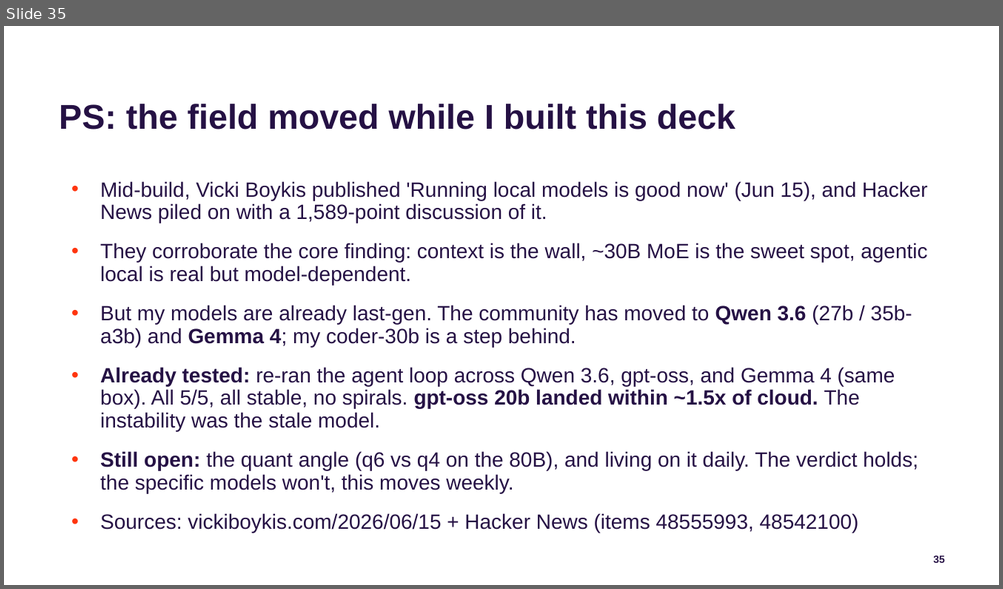
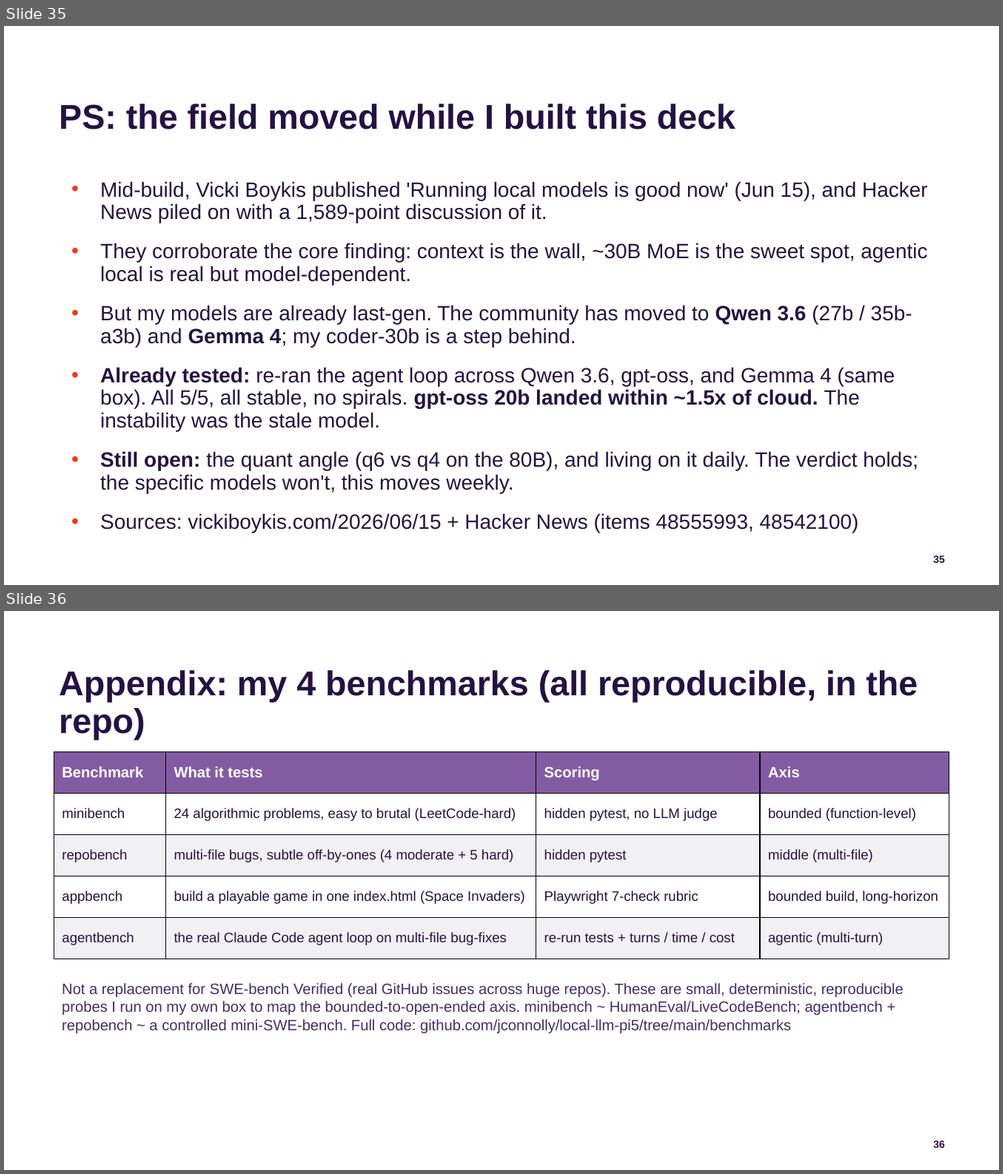
Before and after one commit to jconnolly/local-llm-pi5, a slide deck: local-llm-datasociety.pptx. Shown one above the other, each under a label of ours: slide 35 before the commit, slides 35 and 36 after it. The pictures are 1003x589 and 1003x1174 pixels, drawn with LibreOffice and Linux fonts; fonts in the diff are those of the drawing; background and template pictures are left out. Boxes give left, top, right and bottom in pixels: in the first picture for what was removed or moved away, otherwise in the second. Text is boxed around its words. In the diff, an @@ line names an element or a change of style, - is before the commit and + after.

Commit message:
Add benchmark appendix slides (4 benchmarks + minibench's 24 problems, with repo links); polish quadrant chart (legible margin y-labels, clearer zones) + center it

```diff
--- a/local-llm-datasociety.pptx
+++ b/local-llm-datasociety.pptx
@@ slide 36 added at (4, 611, 999, 1170), background #FFFFFF; not listed: 1 template element that a slide beside it also shows @@
@@ title added at (59, 670, 917, 740), 30 pt, text #251144, bold @@
+Appendix: my 4 benchmarks (all reproducible, in the repo)
@@ table added at (54, 752, 949, 959), 5 rows, 4 columns @@
+Benchmark | What it tests | Scoring | Axis
+minibench | 24 algorithmic problems, easy to brutal (LeetCode-hard) | hidden pytest, no LLM judge | bounded (function-level)
+repobench | multi-file bugs, subtle off-by-ones (4 moderate + 5 hard) | hidden pytest | middle (multi-file)
+appbench | build a playable game in one index.html (Space Invaders) | Playwright 7-check rubric | bounded build, long-horizon
+agentbench | the real Claude Code agent loop on multi-file bug-fixes | re-run tests + turns / time / cost | agentic (multi-turn)
@@ text added at (62, 983, 903, 1034), 13 pt, text #412B71 @@
+Not a replacement for SWE-bench Verified (real GitHub issues across huge repos). These are small, deterministic, reproducible probes I run on my own box to map the bounded-to-open-ended axis. minibench ~ HumanEval/LiveCodeBench; agentbench + repobench ~ a controlled mini-SWE-bench. Full code: github.com/jconnolly/local-llm-pi5/tree/main/benchmarks
```
Also in this commit, not shown: 1 other slide added, 5 other files.
